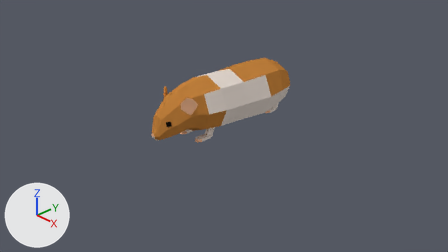
Renders of the Blender file Assets/Art/3D/Hamster/Hamster_Blender.blend from each side of a commit.
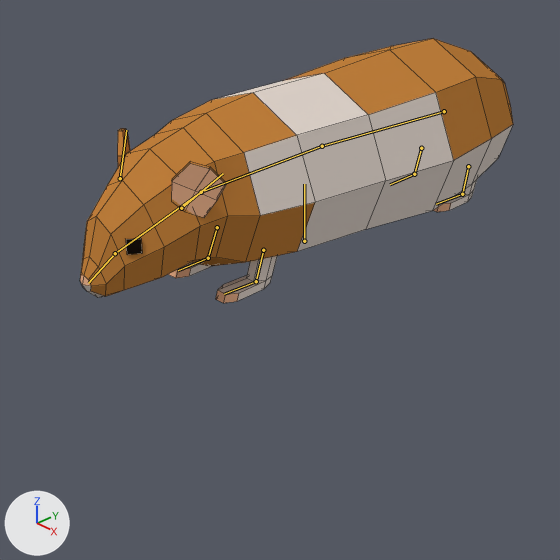
Each version appears first from the file's camera 'Camera', and next in a close-up on the part from 28% to 68% of the width and 18% to 89% of the height. Arrows for +X, +Y and +Z are at lower left; the lights stay in place. The last two pictures show the newer version. The bones that bend it are drawn over the model as lines in the close-ups. The close-ups show mesh edges as thin lines.

The first close-up shows 'Mesh_Hamster'.
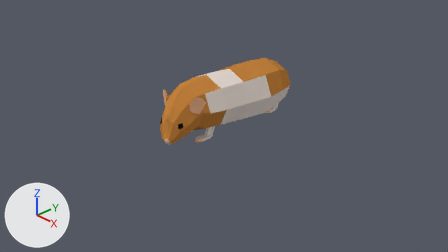
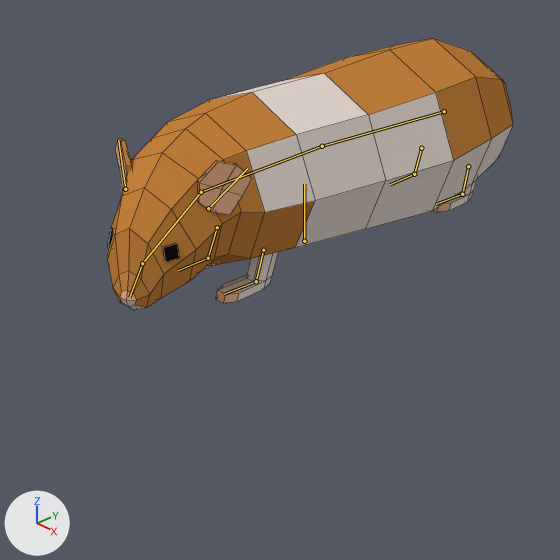
The newer file adds an action. The first version stands in its rest pose; the second is drawn at frame 130 of the action 'Hamster_Hurt'.

What changed in the scene script:
```text
Change bone_head:
    where bone_head = bpy.data.objects['Origin'].pose.bones['Head']  # child of 'Chest'
    bone_head.rotation_quaternion: (1.0, 0.0, 0.0, 0.0) -> (0.986, 0.0, -0.043, -0.156)  # degrees (0, 0, 0) -> degrees (1, -5, -18)
Change bone_nose:
    where bone_nose = bpy.data.objects['Origin'].pose.bones['Nose']  # child of 'Head'
    bone_nose.rotation_quaternion: (1.0, 0.0, 0.0, 0.0) -> (0.997, 0.0, -0.041, -0.068)  # degrees (0, 0, 0) -> degrees (0, -5, -8)
```

Pixel boxes (x1, y1, x2, y2) of what changed, in the close-ups (560 x 560 px):
'Mesh_Hamster', posed (6% narrower): before (80, 38, 513, 303); after (107, 38, 513, 311)
bone 'Head', root to tip: before (201, 192) to (115, 253); after (201, 192) to (142, 263)
bone 'Nose', root to tip: before (115, 253) to (88, 283); after (142, 263) to (129, 297)
